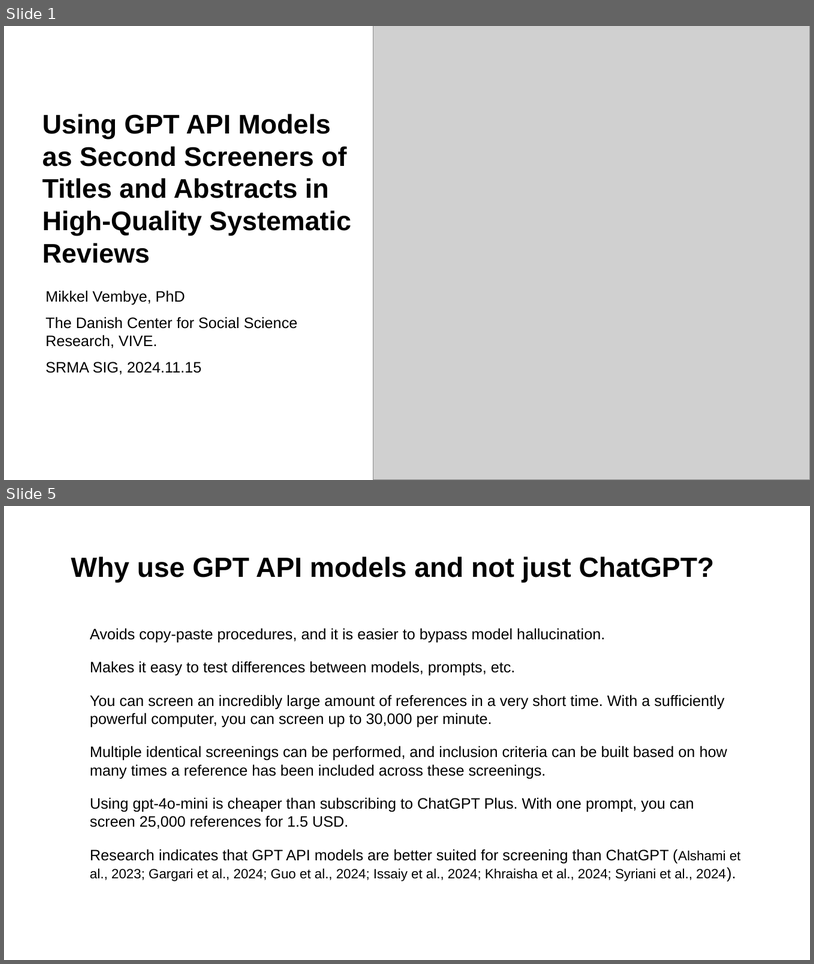
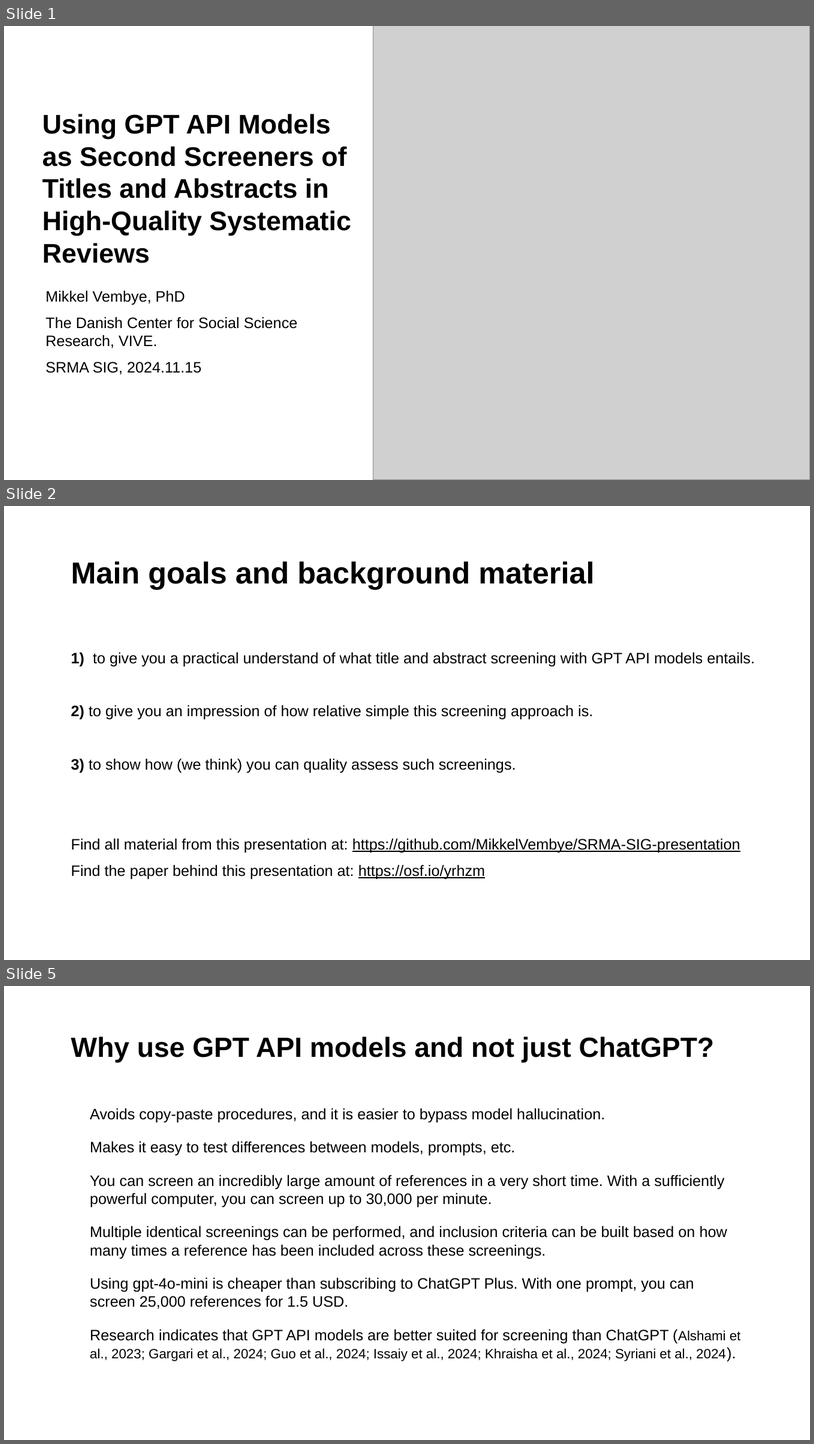
Before and after one commit to MikkelVembye/SRMA-SIG-presentation, a slide deck: SRMA SIG presentation 2024.potx.pptx. Shown one above the other, each under a label of ours: slides 1 and 5 before the commit, slides 1, 2 and 5 after it; the slides between them are not shown. The pictures are 814x964 and 814x1444 pixels, drawn with LibreOffice and Linux fonts; fonts in the diff are those of the drawing; grey boxes stand for pictures; background and template pictures are left out. Boxes give left, top, right and bottom in pixels: in the first picture for what was removed or moved away, otherwise in the second. Text is boxed around its words. In the diff, an @@ line names an element or a change of style, - is before the commit and + after.

```diff
--- a/SRMA SIG presentation 2024.potx.pptx
+++ b/SRMA SIG presentation 2024.potx.pptx
@@ slide 2 added at box(4, 506, 810, 960), background #FFFFFF @@
@@ title added at box(71, 561, 594, 589), 36 pt, text #000000, bold @@
+Main goals and background material
@@ text added at box(71, 652, 755, 879), 18 pt, text #000000 @@
+1) to give you a practical understand of what title and abstract screening with GPT API models entails.
+2) to give you an impression of how relative simple this screening approach is.
+3) to show how (we think) you can quality assess such screenings.
+Find all material from this presentation at: https://github.com/MikkelVembye/SRMA-SIG-presentation
+Find the paper behind this presentation at: https://osf.io/yrhzm
```
Also in this commit, not shown: 5 slides changed, 1 slide removed.
